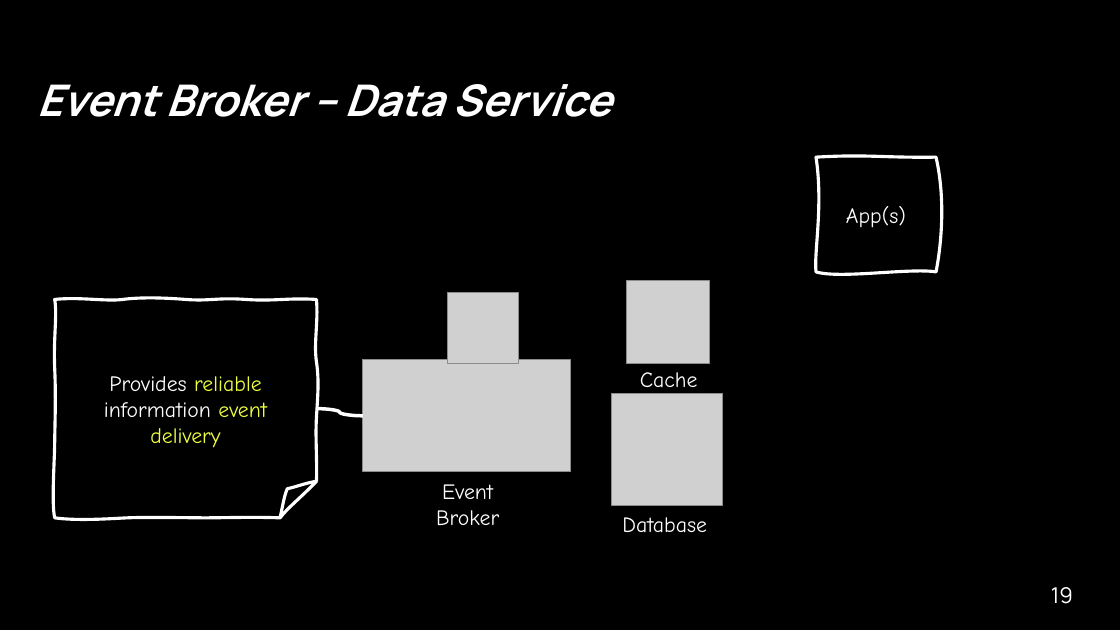
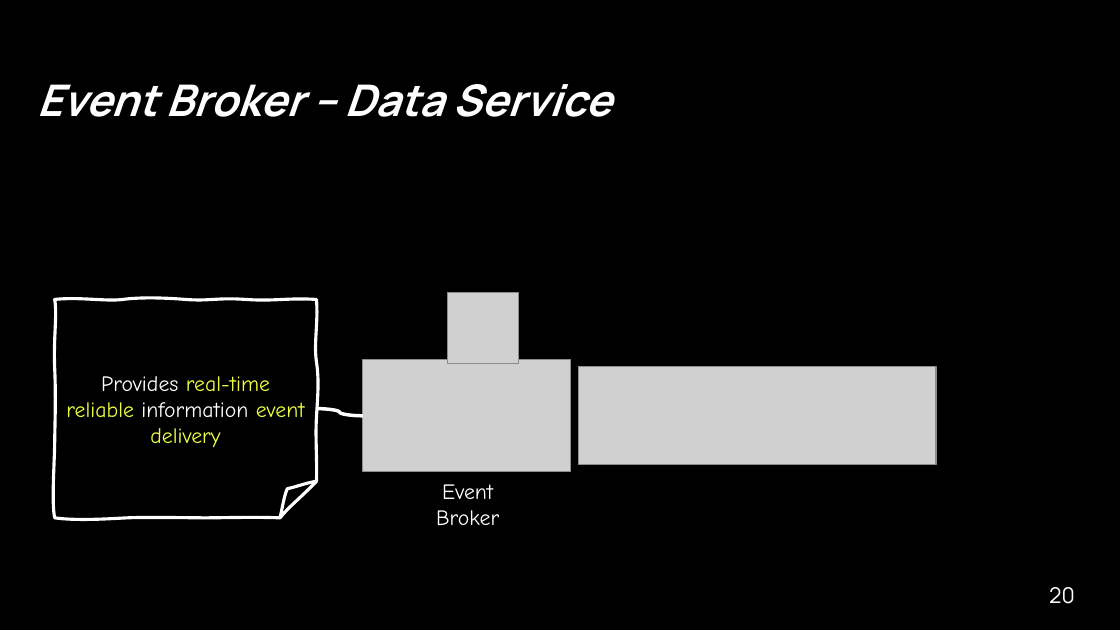
Before and after one commit to ggreen/real-time-AI-ML-event-streaming, a slide deck: slide 20 of docs/conferences/afrotech-realtime-ai-2024.pptx (slide 19 before the commit). Drawn at 1120x630 pixels with LibreOffice and Linux fonts; fonts in the diff are those of the drawing; grey boxes stand for pictures; background and template pictures are left out. Boxes give left, top, right and bottom in pixels: in the first picture for what was removed or moved away, otherwise in the second. Text is boxed around its words. In the diff, an @@ line names an element or a change of style, - is before the commit and + after.

```diff
--- a/docs/conferences/afrotech-realtime-ai-2024.pptx
+++ b/docs/conferences/afrotech-realtime-ai-2024.pptx
@@ freeform shape removed at (816, 157, 936, 271) @@
-App(s)
@@ picture removed at (626, 281, 709, 364) @@
@@ text in freeform shape at (66, 376, 305, 448): text changed @@
-Provides reliable information event delivery
+Provides real-time reliable information event delivery
@@ picture added at (578, 367, 935, 466) @@
@@ text removed at (640, 372, 698, 394) @@
-Cache
@@ picture removed at (612, 393, 724, 505) @@
@@ text removed at (622, 517, 707, 533) @@
-Database
@@ page number at (1049, 587, 1075, 604): text changed @@
-19
+20
```
Also in this commit, not shown: 15 other slides changed, 5 slides added, 2 slides removed, 13 other files.
